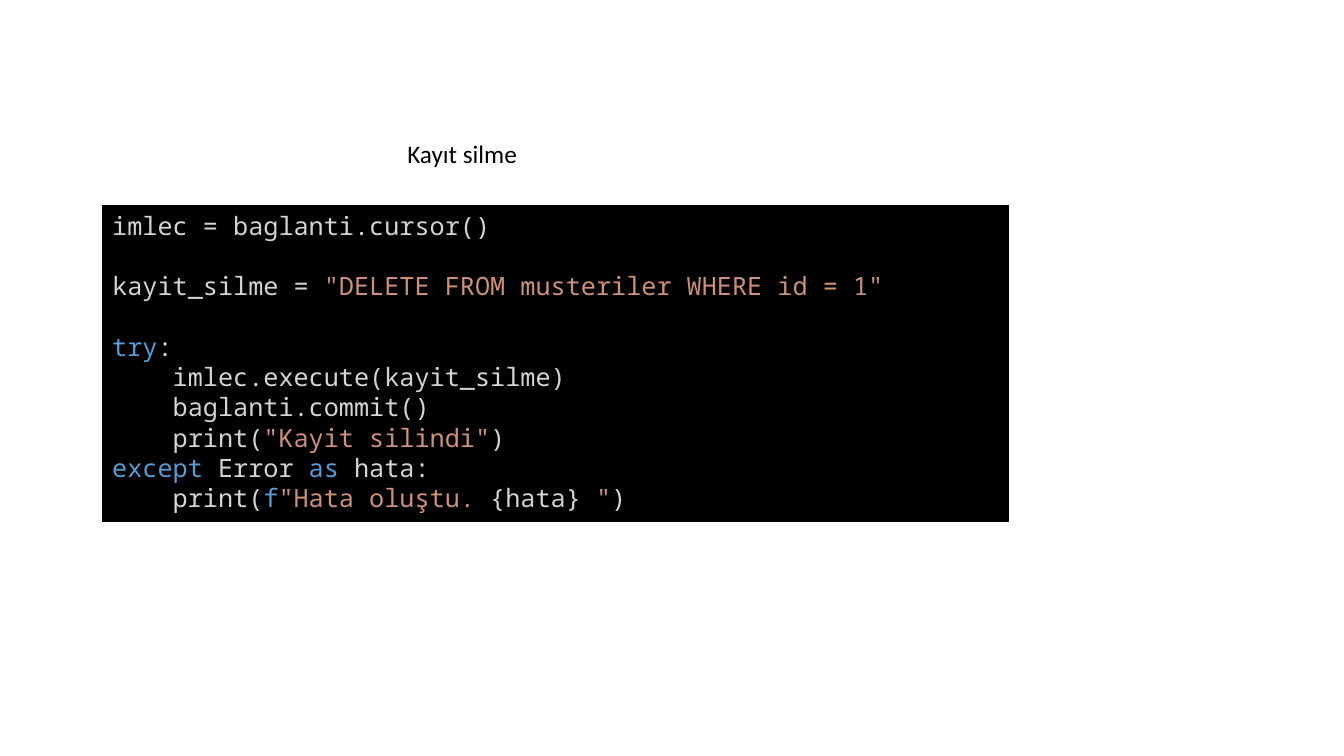
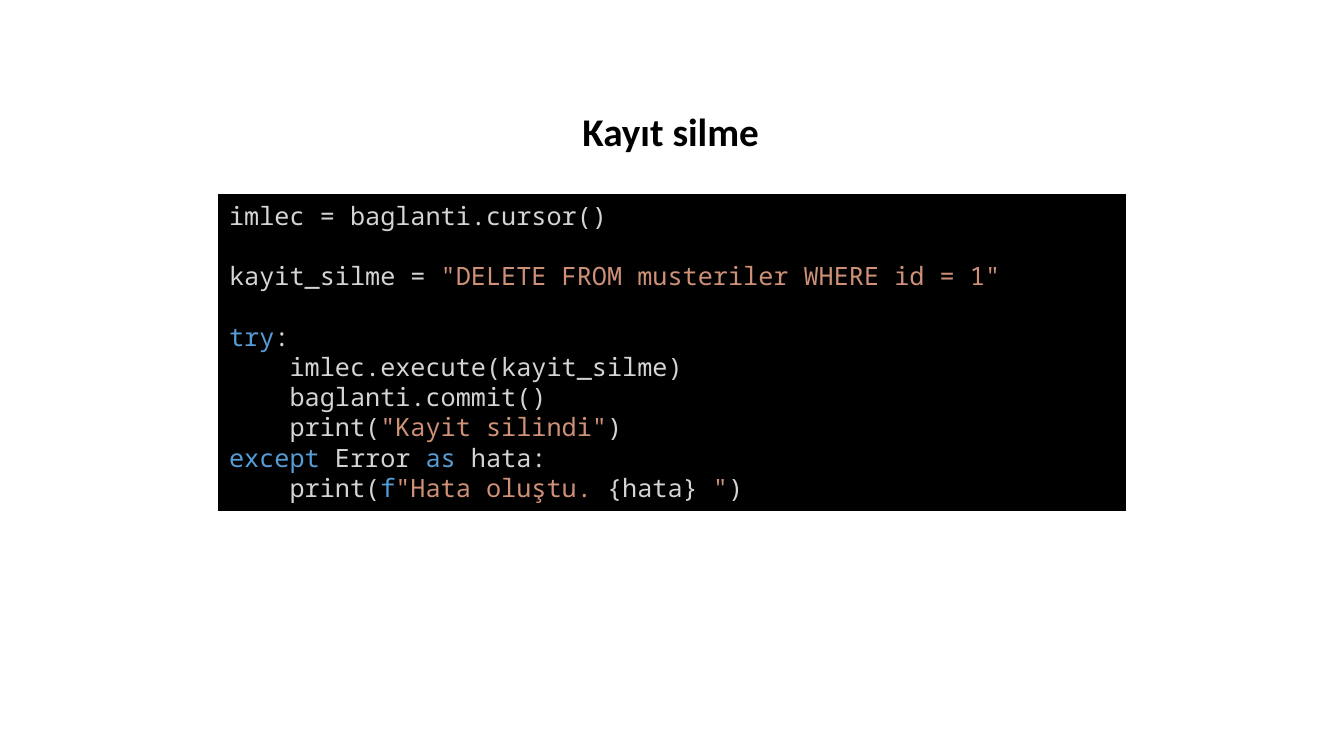
Before and after one commit to celalaksu/Python-Programlama-Kursu, a slide deck: slide 51 of Python txt json Dosyaları ve SQLite Veritabanı.pptx (slide 46 before the commit). Drawn at 1344x756 pixels with LibreOffice and Linux fonts; fonts in the diff are those of the drawing. Boxes give left, top, right and bottom in pixels: in the first picture for what was removed or moved away, otherwise in the second. Text is boxed around its words. In the diff, an @@ line names an element or a change of style, - is before the commit and + after.

```diff
--- a/Python txt json Dosyaları ve SQLite Veritabanı.pptx
+++ b/Python txt json Dosyaları ve SQLite Veritabanı.pptx
@@ text "Kayıt silme": place and size @@
-text "Kayıt silme" at [407,145,517,167]
+text "Kayıt silme" at [582,118,759,152]
@@ text "Kayıt silme" at [582,118,759,152]: size 18 to 28 pt, bold on @@
@@ rectangle "imlec = baglanti.cursor()": place and size @@
-rectangle "imlec = baglanti.cursor()" at [102,206,1008,521]
+rectangle "imlec = baglanti.cursor()" at [219,196,1125,511]
```
Also in this commit, not shown: 17 other slides changed, 7 slides added, 1 slide removed.
